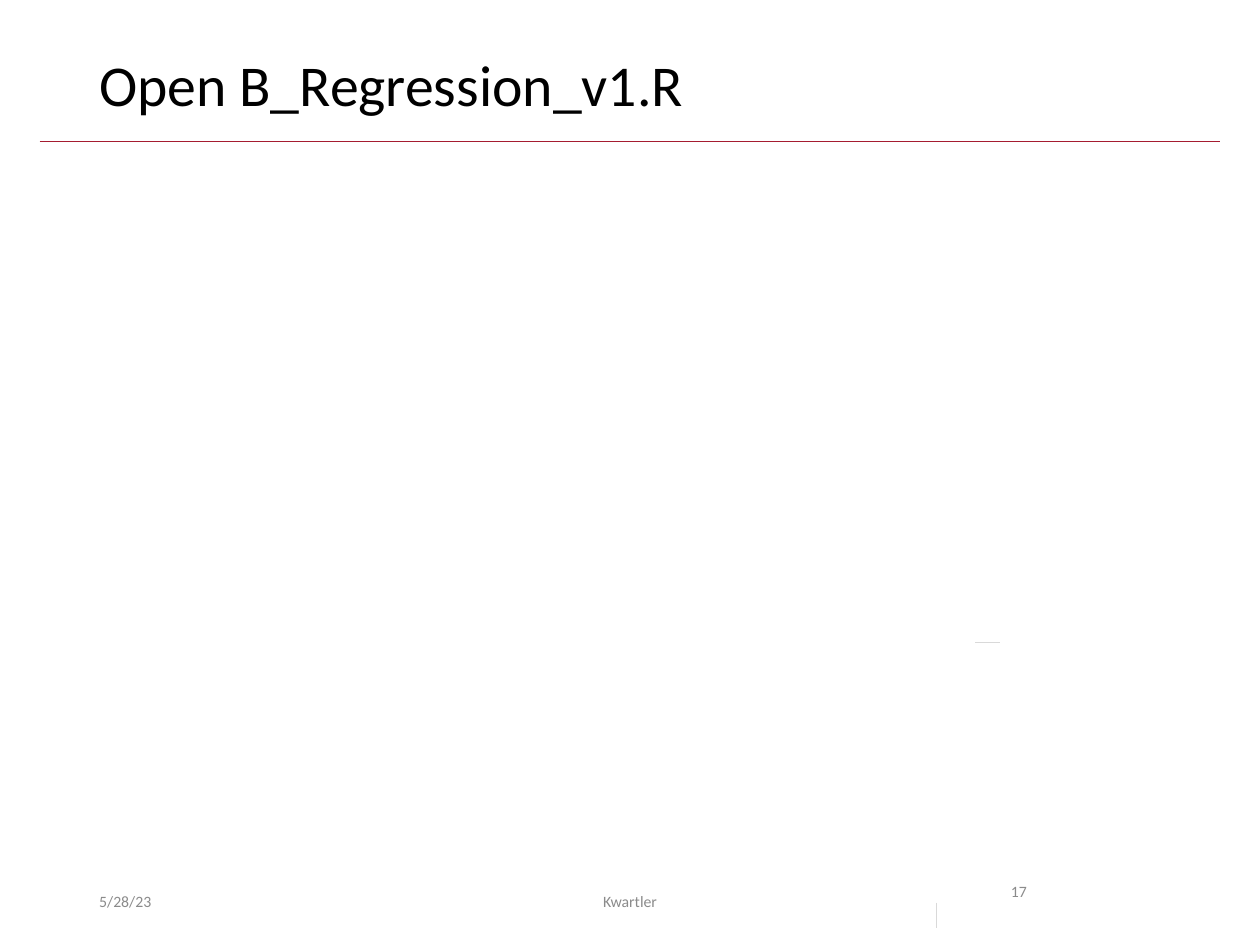
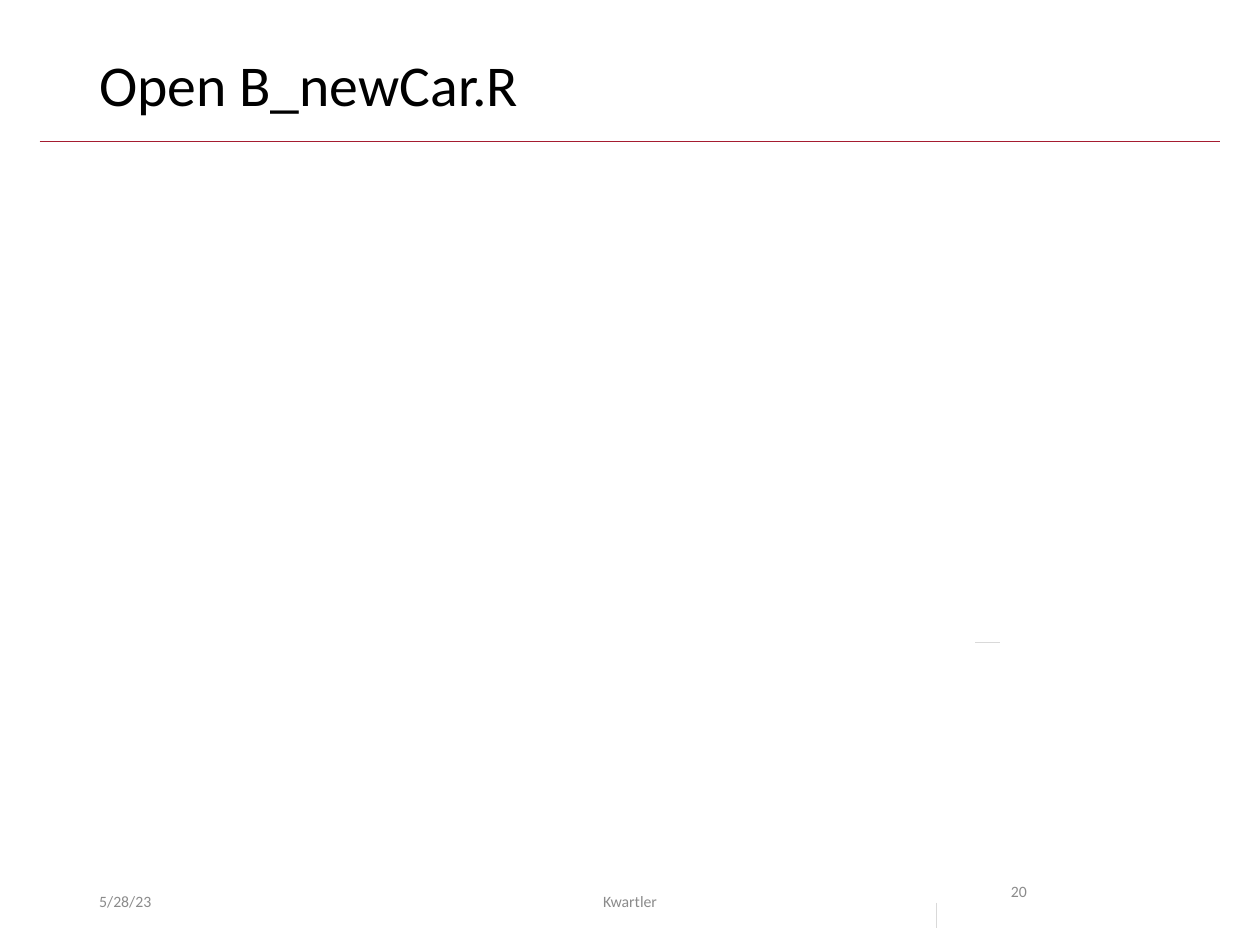
Before and after one commit to kwartler/GSERM_ICPSR, a slide deck: slide 20 of lessons/D_Supervised/A_regression.pptx (slide 17 before the commit). Drawn at 1260x945 pixels with LibreOffice and Linux fonts; fonts in the diff are those of the drawing; background and template pictures are left out. Boxes give left, top, right and bottom in pixels: in the first picture for what was removed or moved away, otherwise in the second. Text is boxed around its words. In the diff, an @@ line names an element or a change of style, - is before the commit and + after.

```diff
--- a/lessons/D_Supervised/A_regression.pptx
+++ b/lessons/D_Supervised/A_regression.pptx
@@ title at box(99, 68, 519, 116): text changed @@
-Open B_Regression_v1.R
+Open B_newCar.R
@@ page number at box(1011, 887, 1027, 897): text changed @@
-17
+20
```
Also in this commit, not shown: 11 other slides changed, 8 slides added, 7 other files.
